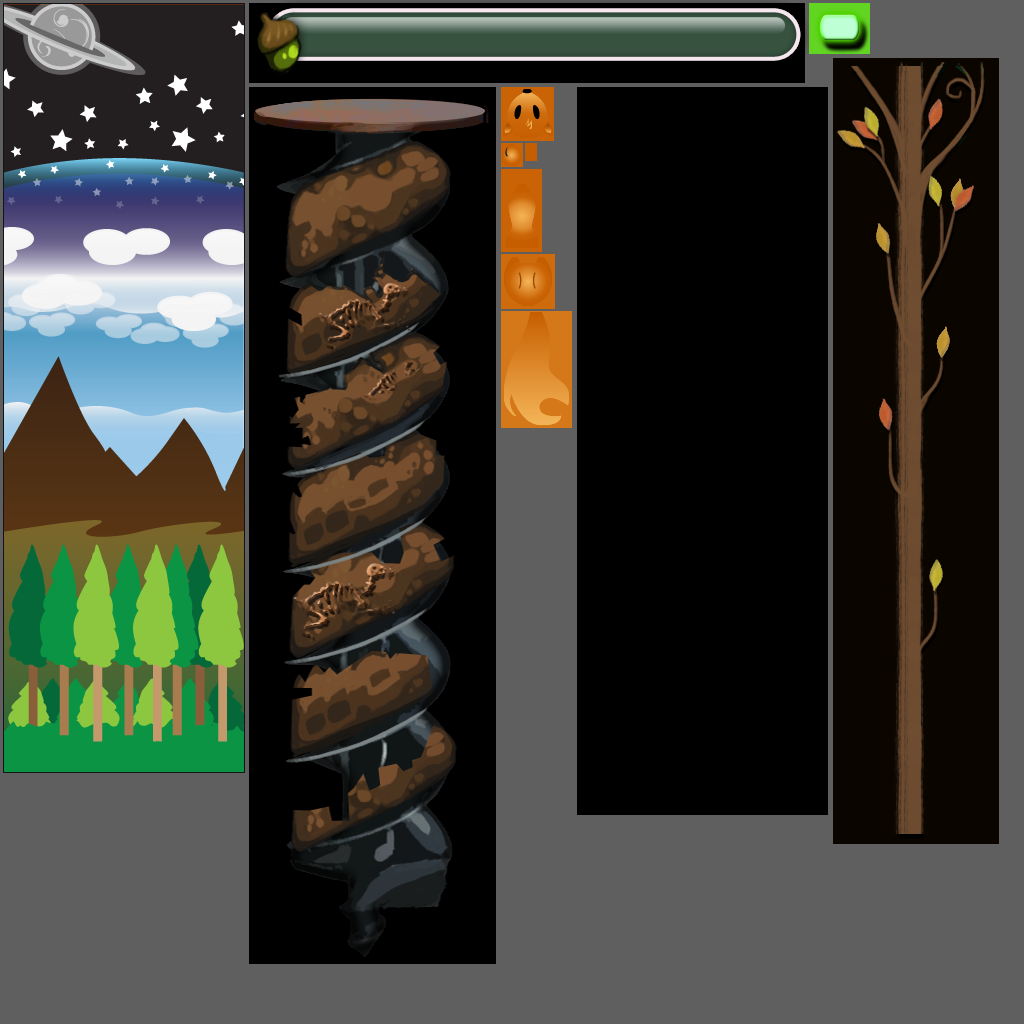
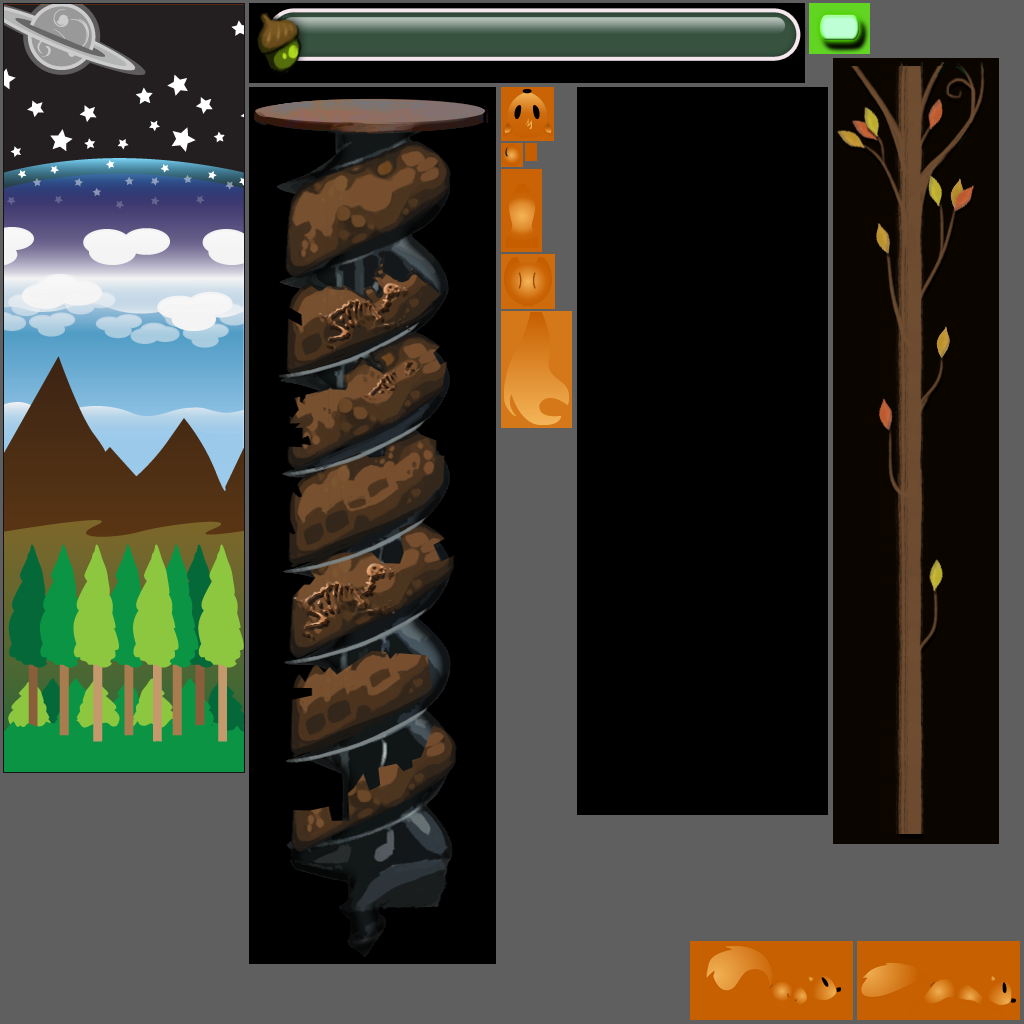
Before/after of a 1024 × 1024 layered artwork. What changed in the layer stack:
removed layer "MAIN copy" over [254, 0, 988, 964]
added group "PhillipOpen" (1st of 2, in "MAIN") with 1 layers in group "MAIN" over [859, 961, 1017, 1015]
added layer "PhillipOpen" (2nd of 2, in "MAIN" › "PhillipOpen") in group "PhillipOpen" over [859, 961, 1017, 1015]
added group "PhillipClose" with 1 layers in group "MAIN" over [705, 945, 841, 1012]
added layer "PillipClose" in group "PhillipClose" over [705, 945, 841, 1012]
added layer "UVsize_PhillipOpen" in group "UVsizes" over [857, 941, 1020, 1020]
added layer "UVsize_PhillipClose" in group "UVsizes" over [690, 941, 853, 1020]
